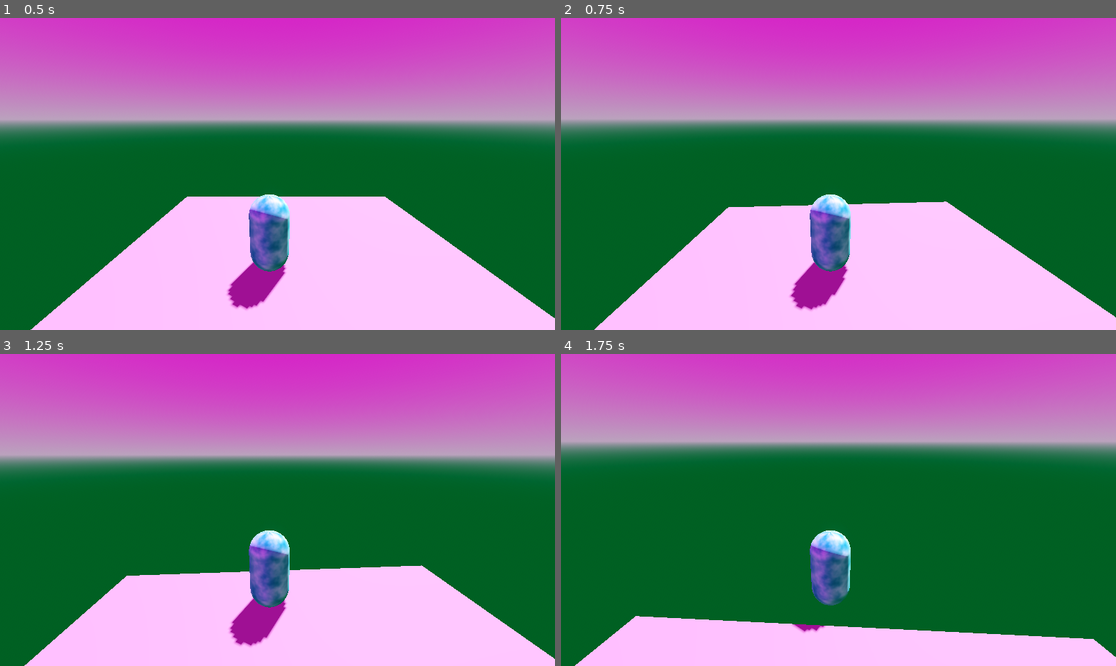
Above: before the commit, frames 1-4 (two rows, left to right).
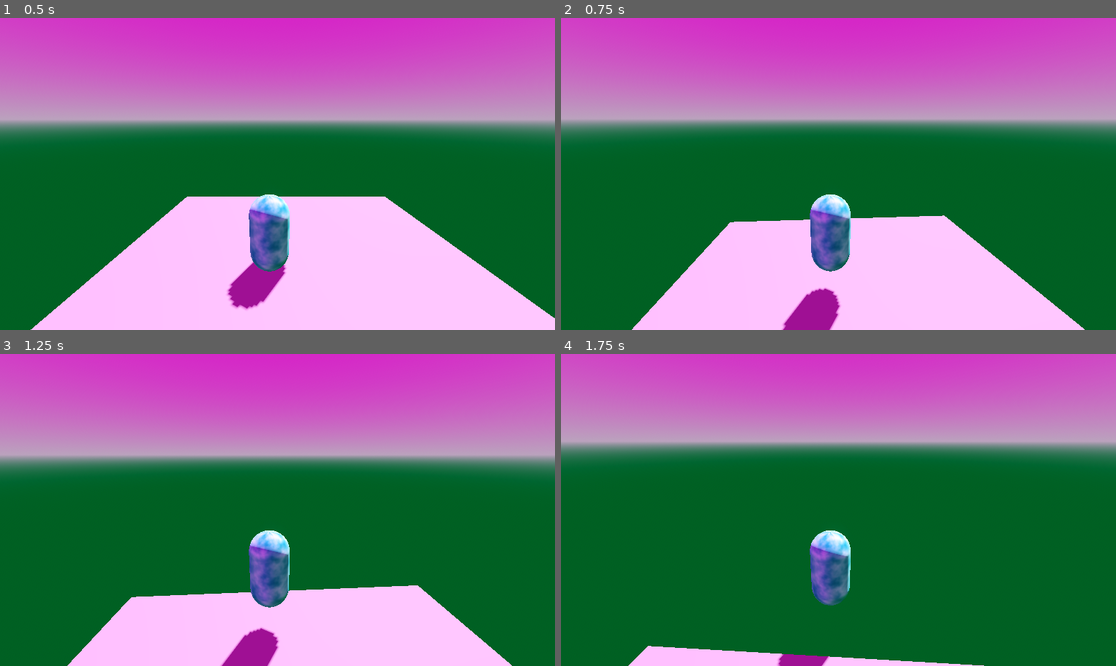
Above: after the commit, the same moments.

Repository: heycrisp/Godot-Cookbook
Game: Godot game, scene res://third-person-controller/demo.tscn
Same seed, same stepped clock (60 frames per second), same inputs: the game is played once before the commit and once after it. The project has no main scene, so this scene is started directly.
Inputs (mouse positions are in pixels of both pictures, inside the frame that each line leads up to):
- Up to frame 1 (0.5 s): no input
- Up to frame 2 (0.75 s): tap Enter at 0.5 s; move the mouse to (866, 174) at 0.52 s; hold W (move_up) from 0.53 s (still down); hold Space (jump, bound only after the commit) from 0.53 s (still down)
- Up to frame 3 (1.25 s): keep holding W (move_up); keep holding Space (jump, bound only after the commit)
- Up to frame 4 (1.75 s): keep holding W (move_up); move the mouse to (810, 510) at 1.27 s; release Space (jump, bound only after the commit) at 1.28 s; tap Down (look_down) at 1.35 s; tap Space (jump, bound only after the commit) at 1.52, 1.55 s

Frame 1 is identical in both runs. In frame 2, 7.1% of the frame differs, in the area x 6-100%, y 58-100%; in frame 3, 8.2%; in frame 4, 9.5%, in the area x 2-100%, y 83-100%.

Commit message:
Add jump to third person controller

Diff:
--- a/third-person-controllers/project.godot
+++ b/third-person-controllers/project.godot
@@ -73,3 +73,9 @@
 , Object(InputEventJoypadMotion,"resource_local_to_scene":false,"resource_name":"","device":-1,"axis":1,"axis_value":1.0,"script":null)
 ]
 }
+jump={
+"deadzone": 0.2,
+"events": [Object(InputEventKey,"resource_local_to_scene":false,"resource_name":"","device":-1,"window_id":0,"alt_pressed":false,"shift_pressed":false,"ctrl_pressed":false,"meta_pressed":false,"pressed":false,"keycode":0,"physical_keycode":32,"key_label":0,"unicode":32,"location":0,"echo":false,"script":null)
+, Object(InputEventJoypadButton,"resource_local_to_scene":false,"resource_name":"","device":-1,"button_index":0,"pressure":0.0,"pressed":false,"script":null)
+]
+}
--- a/third-person-controllers/third-person-controller/third_person_controller.gd
+++ b/third-person-controllers/third-person-controller/third_person_controller.gd
@@ -17,8 +17,8 @@
 @export_category("Movement Options")
 @export var speed := 5.0
 @export var rotation_speed := 12.0
+@export var jump_velocity := 4.5
 # These will be added in later PRs
-# @export var jump_velocity := 4.5
 # @export var dash_speed := 10.0
 # @export var dash_length := 5.0
 # @export var dash_cooldown := 0.2
@@ -31,6 +31,8 @@
 func _do_iwr(delta: float) -> void:
 	if not is_on_floor():
 		velocity += get_gravity() * delta
+	elif Input.is_action_pressed("jump"):
+		velocity += Vector3.UP * jump_velocity
 
 	var input_vector := Input.get_vector("move_left", "move_right", "move_up", "move_down")
 	var input_magnitude := minf(input_vector.length(), 1)
